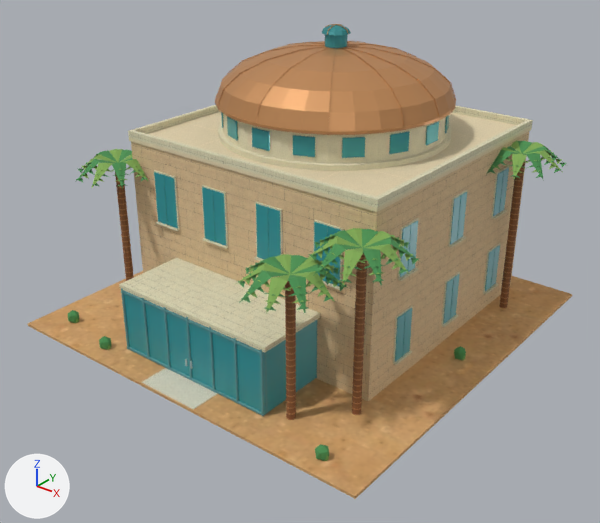
What one commit did to the glTF model game/assets/desert-dreams-3d/245-blender.glb.
One viewpoint serves both versions: a 50 mm lens placed at (35.9, -46.0, 32.6), pointed at (1.1, -2.5, 5.6). Arrows for +X, +Y and +Z are at lower left; the lights stay in place. The picture after the commit comes second. Objects named as collision shapes, trigger or cutter boxes, shadow casters or lower levels of detail are left out. Vertices at exactly the same position are counted once.

In view in the first picture: 'rotunda-public-library foliage.002', 'rotunda-public-library glass.001', 'rotunda-public-library leaflight.002', 'rotunda-public-library role_glass', 'rotunda-public-library role_metal_copper', 'rotunda-public-library role_stone_cream • stucco', 'rotunda-public-library roof.001 • stucco', 'rotunda-public-library sand.001 • desert-sand', 'rotunda-public-library steel', 'rotunda-public-library stone • limestone', 'rotunda-public-library stone_light • limestone', 'rotunda-public-library wood.001', 'rotunda-public-library wood_light.001' and 5 more.
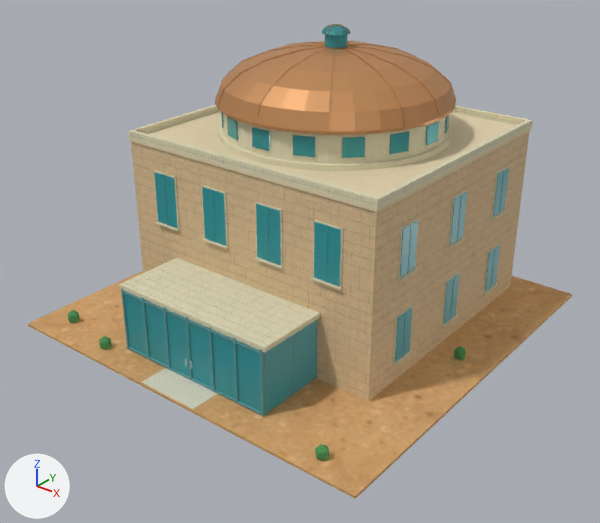
Changed parts and their boxes (x1, y1, x2, y2) in the pictures (600 x 523 px):
'rotunda-public-library foliage.002', reshaped: before (68, 141, 566, 460); after (68, 310, 466, 460)
'rotunda-public-library leaflight.002', reshaped: before (74, 141, 562, 461); after (74, 319, 465, 461)
'rotunda-public-library wood.001', deleted: before (115, 154, 525, 419)
'rotunda-public-library wood_light.001', deleted: before (115, 163, 525, 420)
part 1 of me_palm_leaflets_002, deleted: before (75, 141, 566, 313)
part 2 of me_broad_faceted_palm_frond, deleted: before (77, 141, 562, 314)

What the commit changed:
me_palm_leaflets_002 is used by ob_rotunda_public_library_foliage_002; location (0.0, 0.0, 0.0).
me_palm_leaflets_002 had 673 vertices, 580 faces and spanned x -15.7..15.2, y -15.4..14.4, z 0.0..13.6.
me_palm_leaflets_002 now has 168 vertices, 280 faces and spans x -13.4..13.4, y -14.4..14.4, z 0.0..1.2.
me_palm_leaflets_002 part 1: 105 loose pieces with 505 vertices, spanning x -15.7..15.2, y -15.4..14.4, z 9.6..13.6, are deleted.
me_broad_faceted_palm_frond is used by ob_rotunda_public_library_leaflight_002; location (0.0, 0.0, 0.0).
me_broad_faceted_palm_frond had 589 vertices, 440 faces and spanned x -15.2..15.3, y -15.6..14.6, z 0.0..13.6.
me_broad_faceted_palm_frond now has 84 vertices, 140 faces and spans x -13.1..13.4, y -14.2..14.3, z 0.0..0.7.
me_broad_faceted_palm_frond part 2: 105 loose pieces with 505 vertices, spanning x -15.2..15.3, y -15.6..14.6, z 9.8..13.6, are deleted.
Object 'rotunda-public-library wood.001' (ob_rotunda_public_library_wood_001) is deleted.
Object 'rotunda-public-library wood_light.001' (ob_rotunda_public_library_wood_light_001) is deleted.
